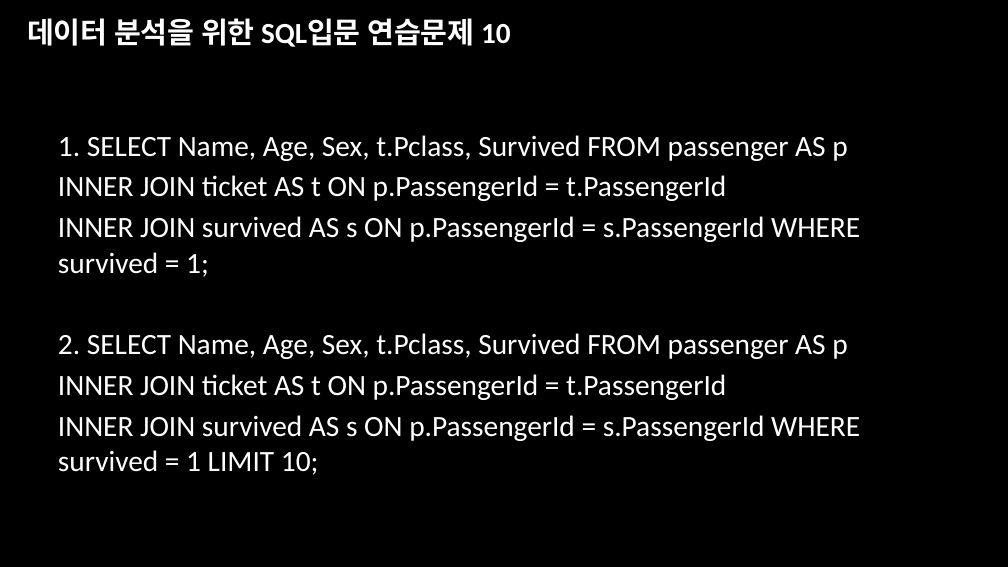
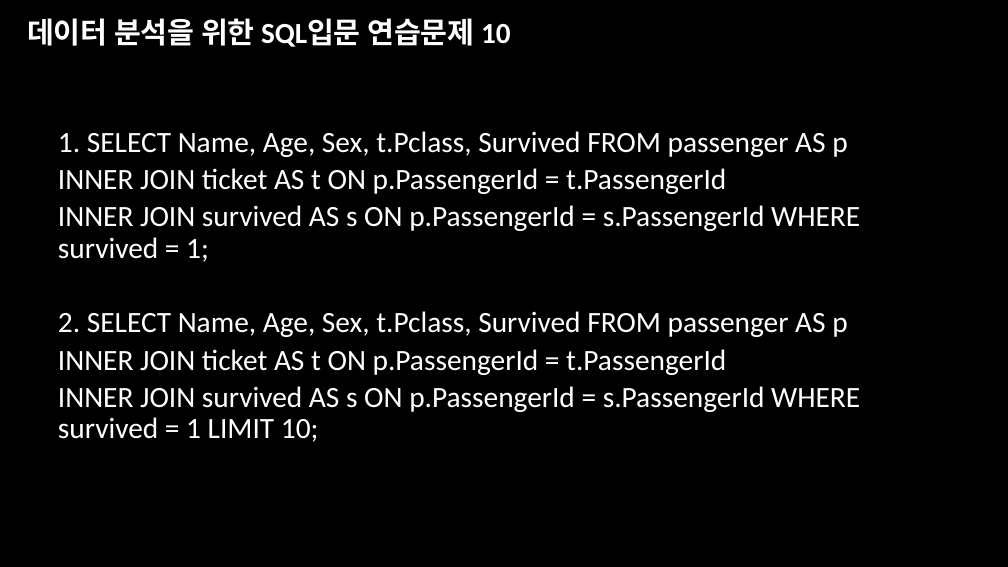
Before and after one commit to juhooong/fintech_service, a slide deck: slide 72 of 01DATABASE/데이터 분석을 위한 SQL입문(포맷 정리)2.pptx. Drawn at 1008x567 pixels with LibreOffice and Linux fonts; fonts in the diff are those of the drawing. Boxes give left, top, right and bottom in pixels: in the first picture for what was removed or moved away, otherwise in the second. Text is boxed around its words. In the diff, an @@ line names an element or a change of style, - is before the commit and + after.

```diff
--- a/01DATABASE/데이터 분석을 위한 SQL입문(포맷 정리)2.pptx
+++ b/01DATABASE/데이터 분석을 위한 SQL입문(포맷 정리)2.pptx
@@ text "1. SELECT Name, Age, Sex, ..." at (58,131,860,442): line spacing 1 to 0.9 @@
```
Also in this commit, not shown: 18 other slides changed, 1 slide added, 26 other files.
